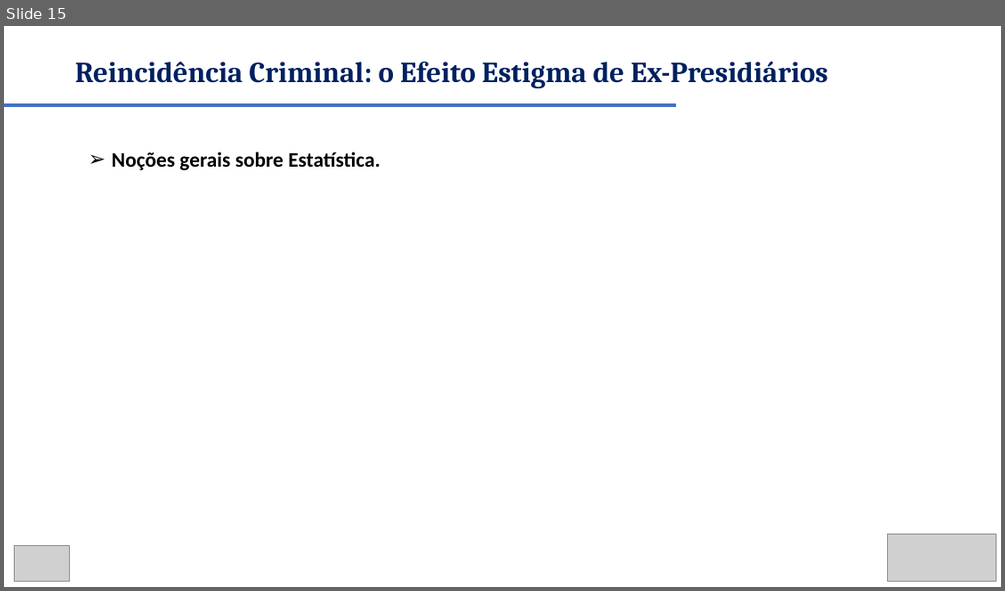
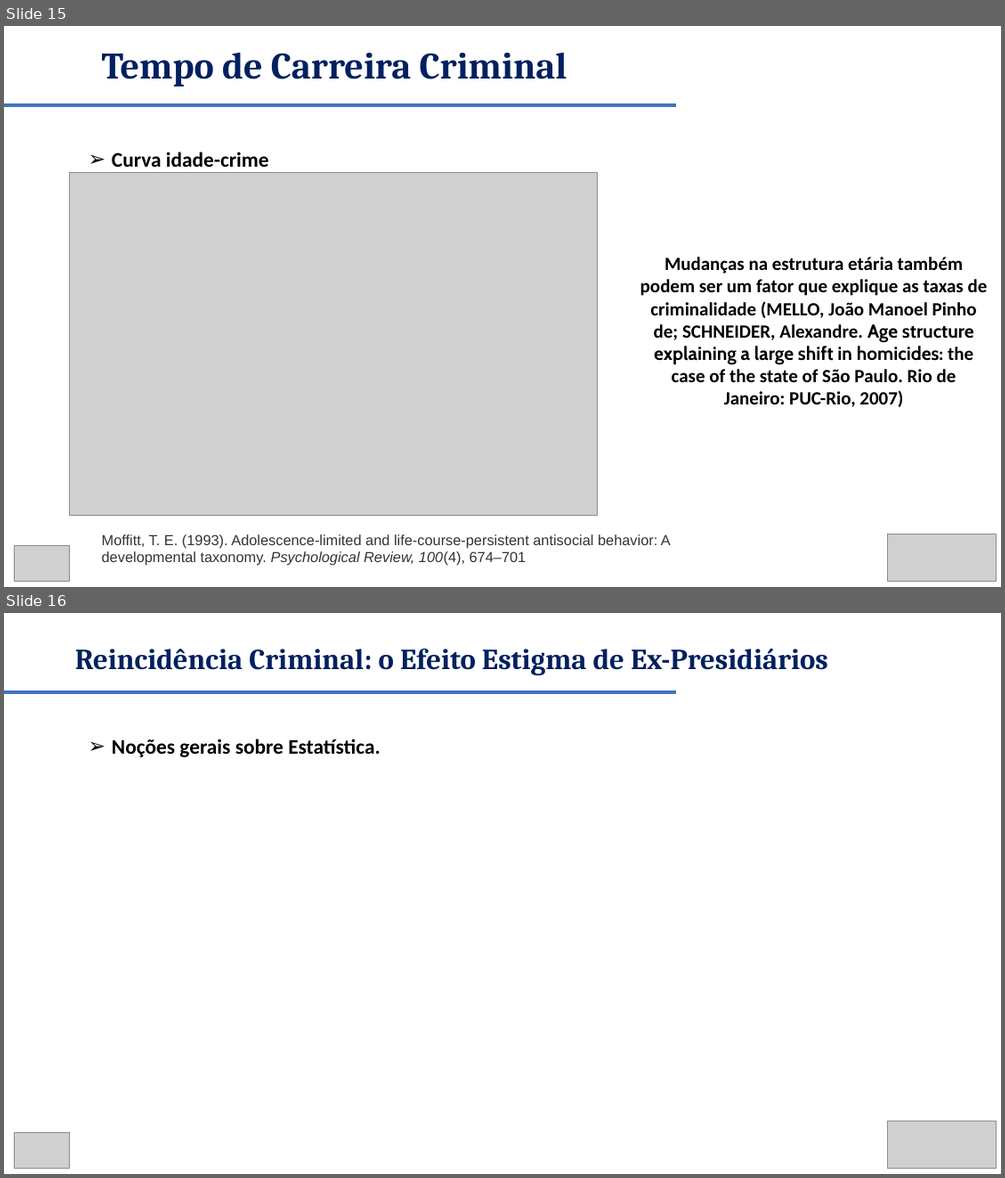
Before and after one commit to renanxcortes/semanistica_2026, a slide deck: DIA 2 - APRESENTACAO - VERSAO AMPLIADA FINAL.pptx. Shown one above the other, each under a label of ours: slide 15 before the commit, slides 15 and 16 after it. The pictures are 1005x591 and 1005x1178 pixels, drawn with LibreOffice and Linux fonts; fonts in the diff are those of the drawing; grey boxes stand for pictures. Boxes give left, top, right and bottom in pixels: in the first picture for what was removed or moved away, otherwise in the second. Text is boxed around its words. In the diff, an @@ line names an element or a change of style, - is before the commit and + after.

```diff
--- a/DIA 2 - APRESENTACAO - VERSAO AMPLIADA FINAL.pptx
+++ b/DIA 2 - APRESENTACAO - VERSAO AMPLIADA FINAL.pptx
@@ slide 15 added at [4,26,1001,587], background #FFFFFF @@
@@ text added at [102,52,567,87], 36 pt, text #002060, bold @@
+Tempo de Carreira Criminal
@@ line added from (4, 105) to (676, 105), #4472C4 3 pt @@
@@ text added at [112,151,269,167], 20 pt, text #000000, bold @@
+➢ Curva idade-crime
@@ picture added at [70,173,597,515] @@
@@ text added at [640,257,987,407], 18 pt, text #000000, bold @@
+Mudanças na estrutura etária também podem ser um fator que explique as taxas de criminalidade (MELLO, João Manoel Pinho de; SCHNEIDER, Alexandre. Age structure explaining a large shift in homicides: the case of the state of São Paulo. Rio de Janeiro: PUC-Rio, 2007)
@@ picture added at [14,545,70,581] @@
@@ text added at [102,534,671,565], 14 pt, text #333333 @@
+Moffitt, T. E. (1993). Adolescence-limited and life-course-persistent antisocial behavior: A developmental taxonomy. Psychological Review, 100(4), 674–701
@@ picture added at [887,534,995,580] @@
@@ what was slide 15 is now slide 16 @@
```
Also in this commit, not shown: 2 slides changed, 1 slide removed, 1 other file.
